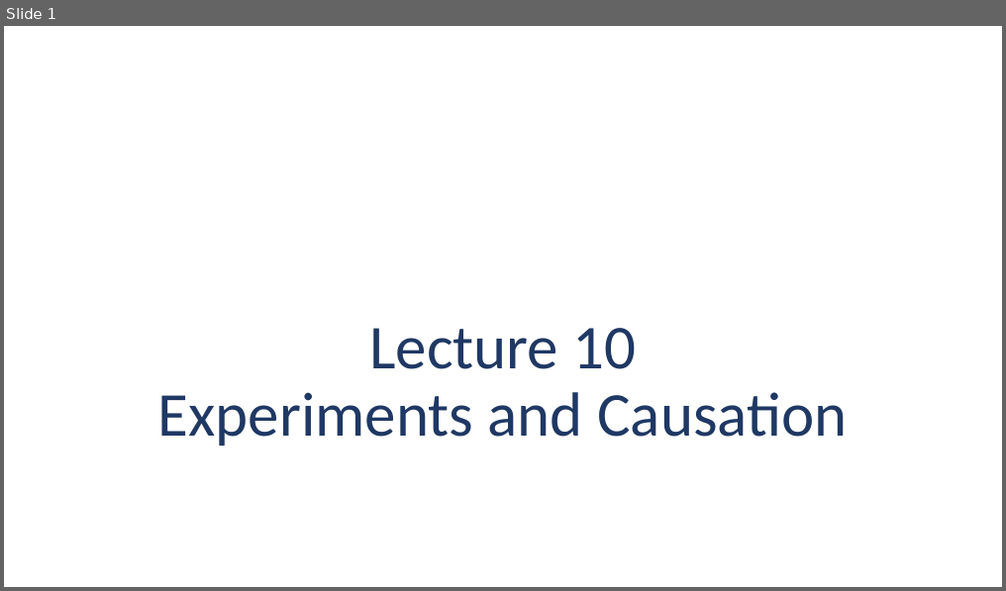
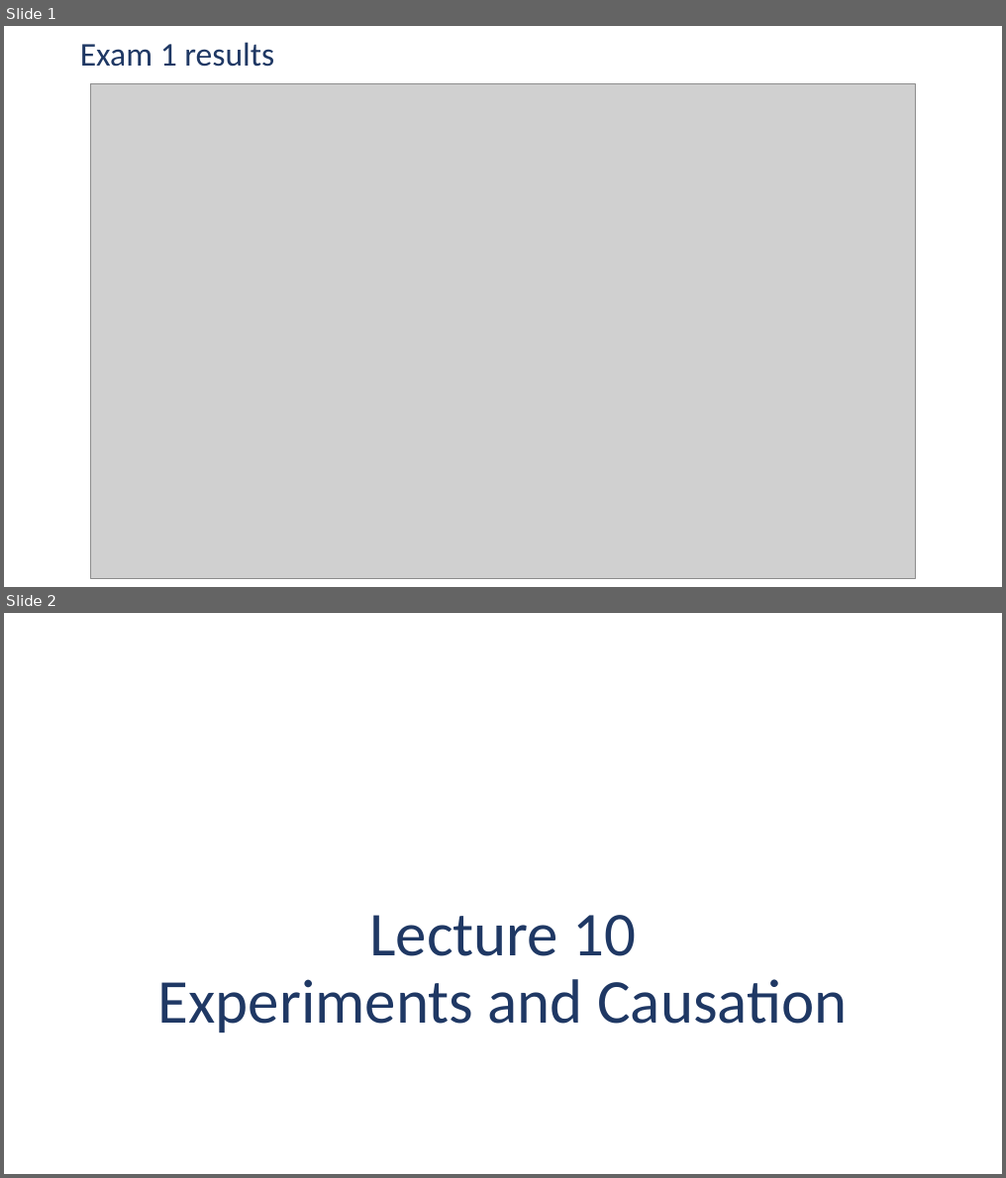
Before and after one commit to Jarred6068/Kvamme_UI_STAT251, a slide deck: docs/lecture_slides/Week 5/Week5_Lecture10_Slides_9_23_2026.pptx. Shown one above the other, each under a label of ours: slide 1 before the commit, slides 1 and 2 after it. The pictures are 1006x591 and 1006x1178 pixels, drawn with LibreOffice and Linux fonts; fonts in the diff are those of the drawing; grey boxes stand for pictures. Boxes give left, top, right and bottom in pixels: in the first picture for what was removed or moved away, otherwise in the second. Text is boxed around its words. In the diff, an @@ line names an element or a change of style, - is before the commit and + after.

Commit message:
Refresh course materials and exam resources
This update refreshes the course schedule, lecture slides, lecture menus, syllabus, and related PDFs; adds the Exam 1 score histogram asset; and revises the data page plus the Week 4/5 learning materials. It also includes updated exam review documents and study guide content for the current term.

```diff
--- a/docs/lecture_slides/Week 5/Week5_Lecture10_Slides_9_23_2026.pptx
+++ b/docs/lecture_slides/Week 5/Week5_Lecture10_Slides_9_23_2026.pptx
@@ slide 1 added at (4, 26, 1002, 587), background #FFFFFF @@
@@ title added at (80, 42, 274, 67), 32 pt, text #1F3864 @@
+Exam 1 results
@@ picture added at (91, 84, 916, 579) @@
@@ what was slide 1 is now slide 2 @@
```
Also in this commit, not shown: 4 slides changed, 2 other slides added, 4 slides removed, 28 other files.
